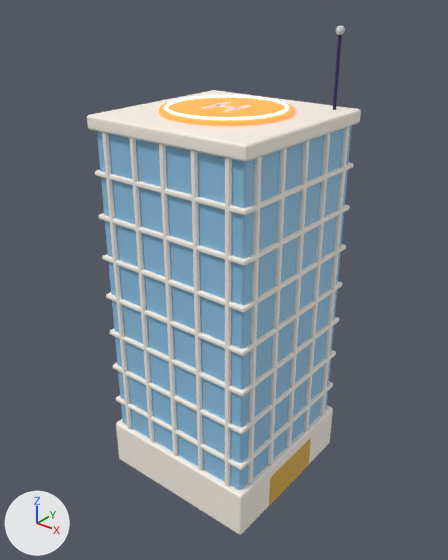
One commit to the glTF model public/models/office.glb: the scene before it, then after it.
One viewpoint serves both versions: a 50 mm camera at (26.8, -33.8, 37.8) aimed at (0.0, -0.3, 17.0). Every picture has the same lights, and +X, +Y and +Z are marked at lower left. The older version comes first. Where no turn or scale is listed for an object, it has been applied to the vertices. Vertices at exactly the same position are counted once.

The first picture shows 'office'.
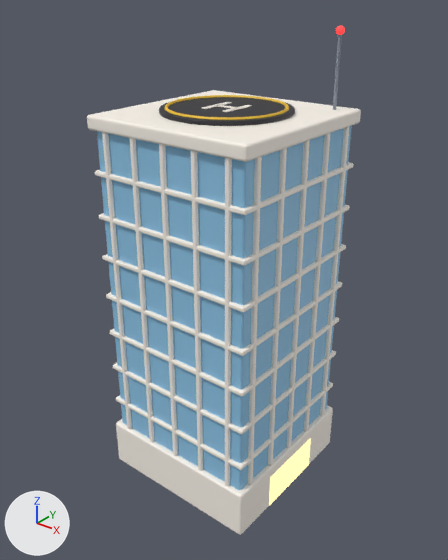
Pixel boxes (x1, y1, x2, y2) of what changed, in the pictures (448 x 560 px; the box of a moved part takes in the faces that stretch with it):
part 1 of me_office_004, moved or reshaped: (336, 25, 345, 35) in both
part 2 of me_office_004, surface changed: (151, 35, 342, 508) in both

What the commit changed:
me_office_004 has 4524 vertices, 8896 faces and spans x -6.7..6.7, y -6.7..6.7, z -17.5..17.5.
me_office_004 is used by ob_office; location (0.0, 0.0, 17.5).
me_office_004 part 1: 154 of 4524 vertices moved; they spanned x 5.0..5.6, y 5.0..5.6, z 16.9..17.5 and now span x 5.0..5.6, y 5.0..5.6, z 16.9..17.5; mean shift (0.0, 0.0, 0.0); largest move (5.4, 5.4, 17.5) -> (5.2, 5.3, 16.9).
me_office_004 part 2: 8602 kept faces spanning x -6.7..6.7, y -6.7..6.7, z -17.5..17.5 get new texture (UV) coordinates.
